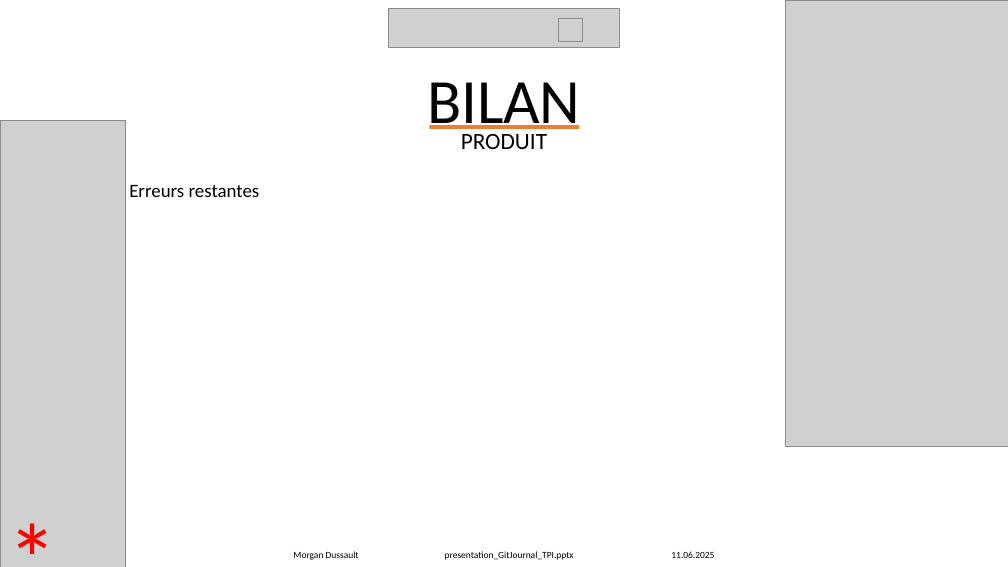
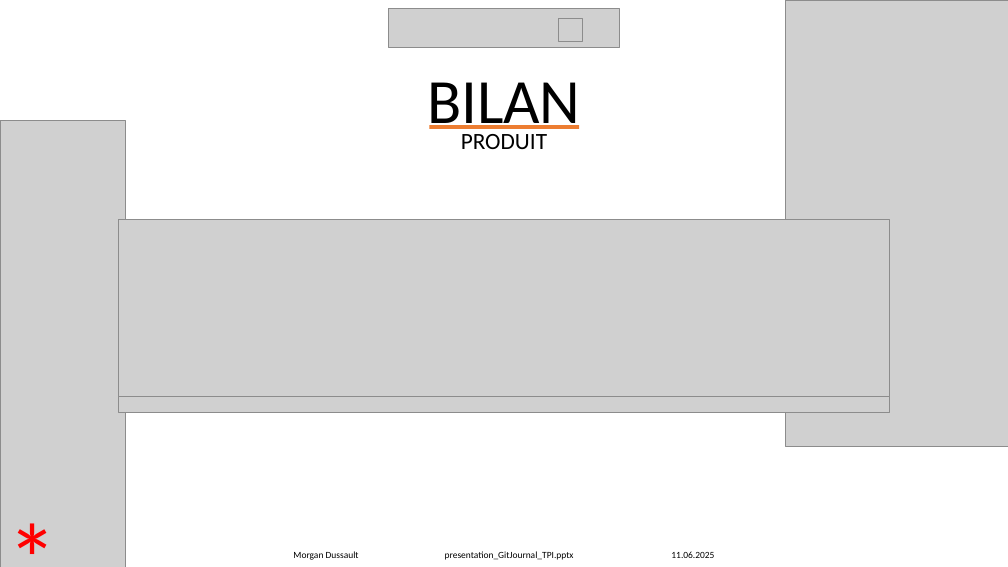
Before and after one commit to Morgan-DD/GitJournal, a slide deck: slide 32 of presentation/presentation_GitJournal_TPI.pptx. Drawn at 1008x567 pixels with LibreOffice and Linux fonts; fonts in the diff are those of the drawing; grey boxes stand for pictures. Boxes give left, top, right and bottom in pixels: in the first picture for what was removed or moved away, otherwise in the second. Text is boxed around its words. In the diff, an @@ line names an element or a change of style, - is before the commit and + after.

Commit message:
doc(présentation)

```diff
--- a/presentation/presentation_GitJournal_TPI.pptx
+++ b/presentation/presentation_GitJournal_TPI.pptx
@@ text removed at [129,185,260,197] @@
-Erreurs restantes
@@ picture added at [119,220,890,412] @@
@@ picture added at [119,220,890,397] @@
```
Also in this commit, not shown: 3 other slides changed, 3 other files.
